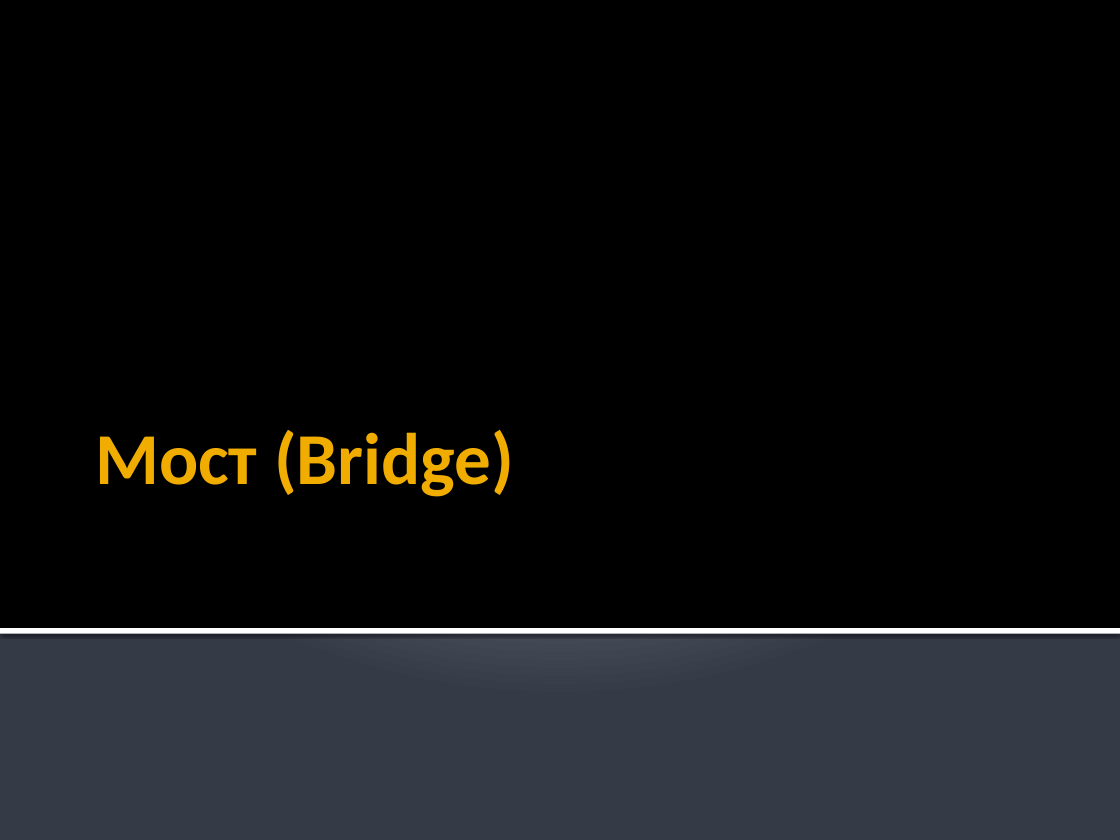
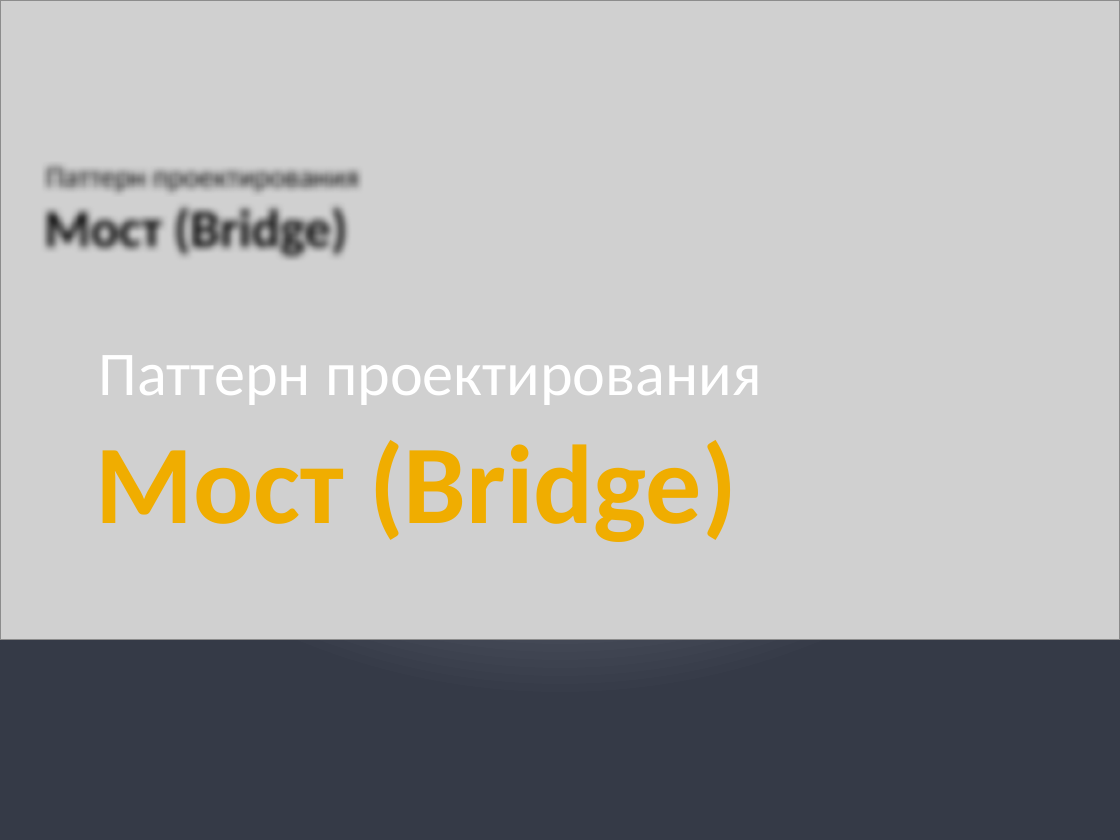
Before and after one commit to alexey-malov/ood, a slide deck: slide 1 of lectures/19.bridge/bridge.pptx. Drawn at 1120x840 pixels with LibreOffice and Linux fonts; fonts in the diff are those of the drawing; grey boxes stand for pictures. Boxes give left, top, right and bottom in pixels: in the first picture for what was removed or moved away, otherwise in the second. Text is boxed around its words. In the diff, an @@ line names an element or a change of style, - is before the commit and + after.

Commit message:
Добавил изображение к лекции по паттерну "Мост"

```diff
--- a/lectures/19.bridge/bridge.pptx
+++ b/lectures/19.bridge/bridge.pptx
@@ picture added at (0,0,1120,640) @@
@@ subtitle added at (99,355,761,405), 40 pt, text #FFFFFF @@
+Паттерн проектирования
@@ title "Мост (Bridge)" at (95,440,737,542): size 47 to 72 pt @@
```
